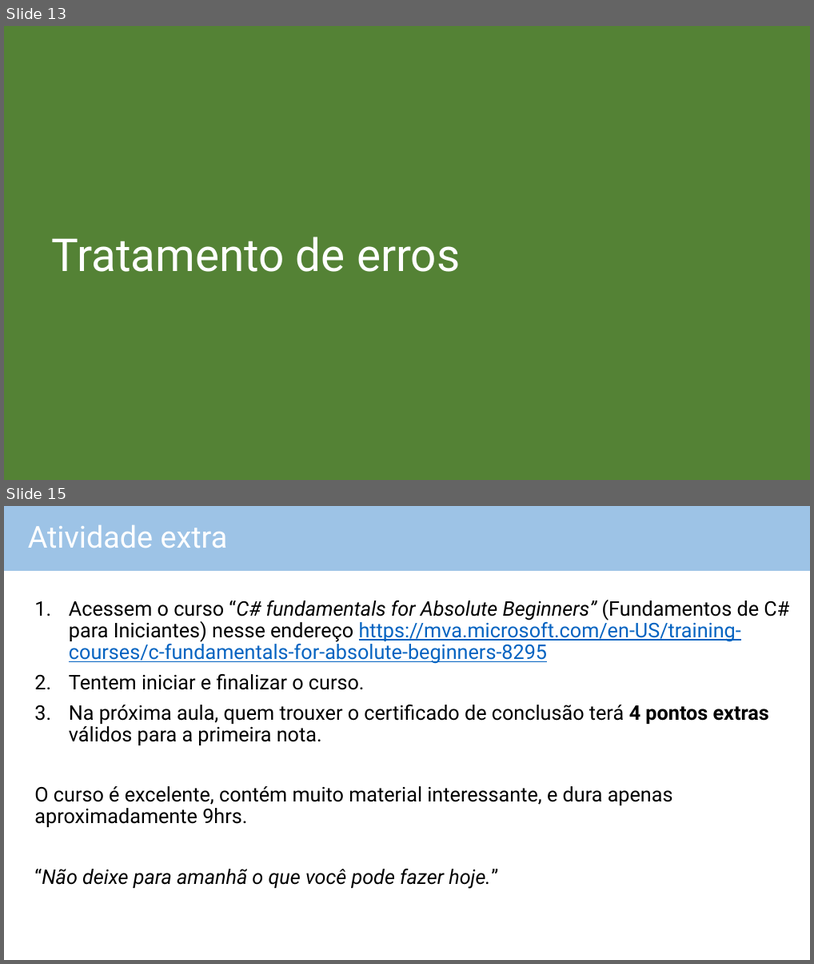
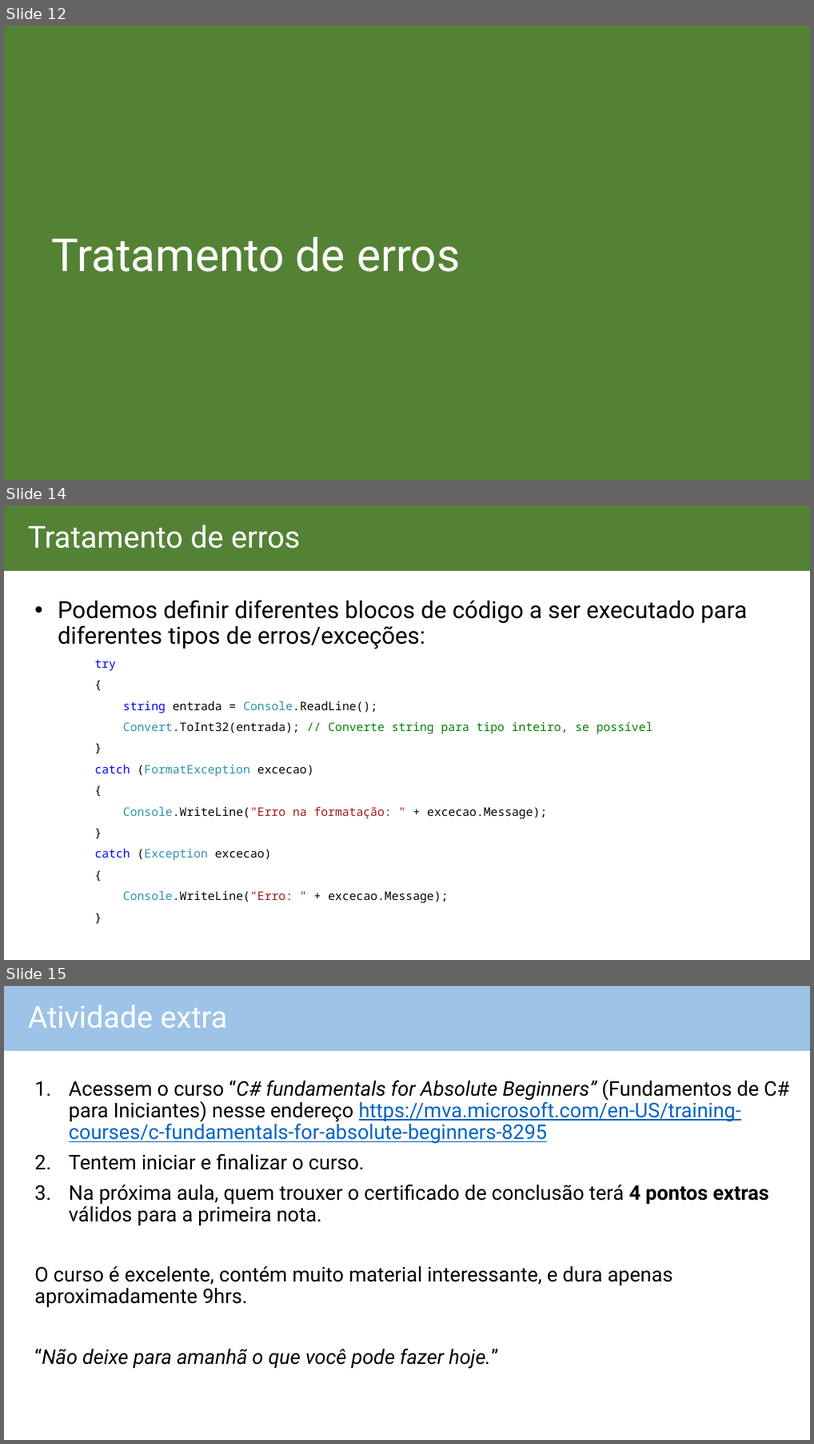
Before and after one commit to igorcadelima/curso-webdesign, a slide deck: asp.net/aula03/aula03.pptx. Shown one above the other, each under a label of ours: slides 13 and 15 before the commit, slides 12, 14 and 15 after it; the slides between them are not shown. The pictures are 814x964 and 814x1444 pixels, drawn with LibreOffice and Linux fonts; fonts in the diff are those of the drawing. Boxes give left, top, right and bottom in pixels: in the first picture for what was removed or moved away, otherwise in the second. Text is boxed around its words. In the diff, an @@ line names an element or a change of style, - is before the commit and + after.

```diff
--- a/asp.net/aula03/aula03.pptx
+++ b/asp.net/aula03/aula03.pptx
@@ slide 14 added at (4,506,810,960), background #FFFFFF @@
@@ rectangle added at (4,506,810,571), fill #548235, 36 pt, text #FFFFFF @@
+Tratamento de erros
@@ text added at (58,600,747,903), 14 pt, text #000000 @@
+• Podemos definir diferentes blocos de código a ser executado para diferentes tipos de erros/exceções:
+try
+{
+string entrada = Console.ReadLine();
+Convert.ToInt32(entrada); // Converte string para tipo inteiro, se possível
+}
+catch (FormatException excecao)
+{
+Console.WriteLine("Erro na formatação: " + excecao.Message);
+}
+catch (Exception excecao)
+{
+Console.WriteLine("Erro: " + excecao.Message);
+}
@@ what was slide 13 is now slide 12 @@
```
Also in this commit, not shown: 3 slides changed, 1 other slide added, 2 slides removed.
